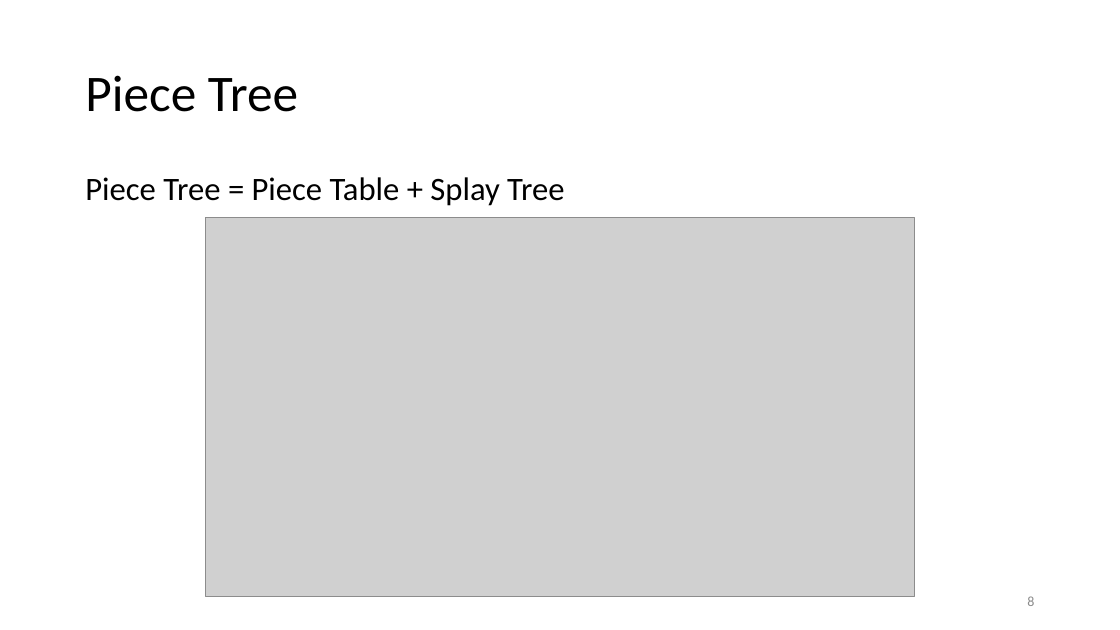
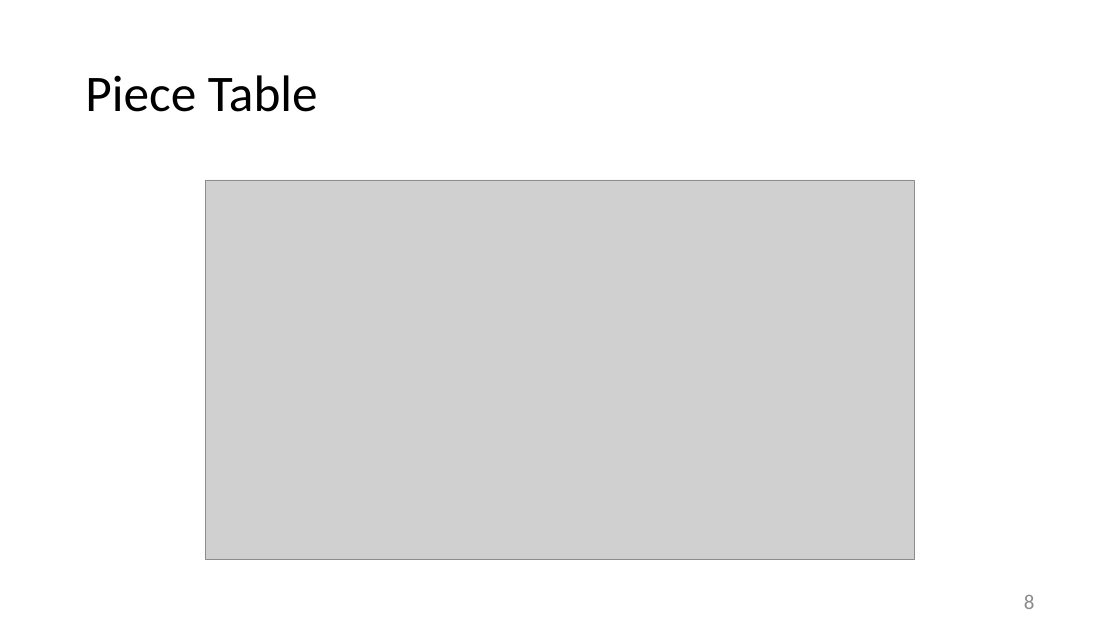
Before and after one commit to kutselabskii/diploma, a slide deck: slide 8 of Презентация.pptx. Drawn at 1120x630 pixels with LibreOffice and Linux fonts; fonts in the diff are those of the drawing; grey boxes stand for pictures. Boxes give left, top, right and bottom in pixels: in the first picture for what was removed or moved away, otherwise in the second. Text is boxed around its words. In the diff, an @@ line names an element or a change of style, - is before the commit and + after.

```diff
--- a/Презентация.pptx
+++ b/Презентация.pptx
@@ title at (85, 75, 318, 112): text changed @@
-Piece Tree
+Piece Table
@@ text removed at (85, 177, 564, 206) @@
-Piece Tree = Piece Table + Splay Tree
@@ picture: place and size @@
-picture at (206, 217, 914, 597)
+picture at (206, 180, 914, 560)
@@ page number at (1024, 595, 1035, 609): size 12 to 18 pt @@
```
Also in this commit, not shown: 7 other slides changed, 2 slides added, 14 other files.
